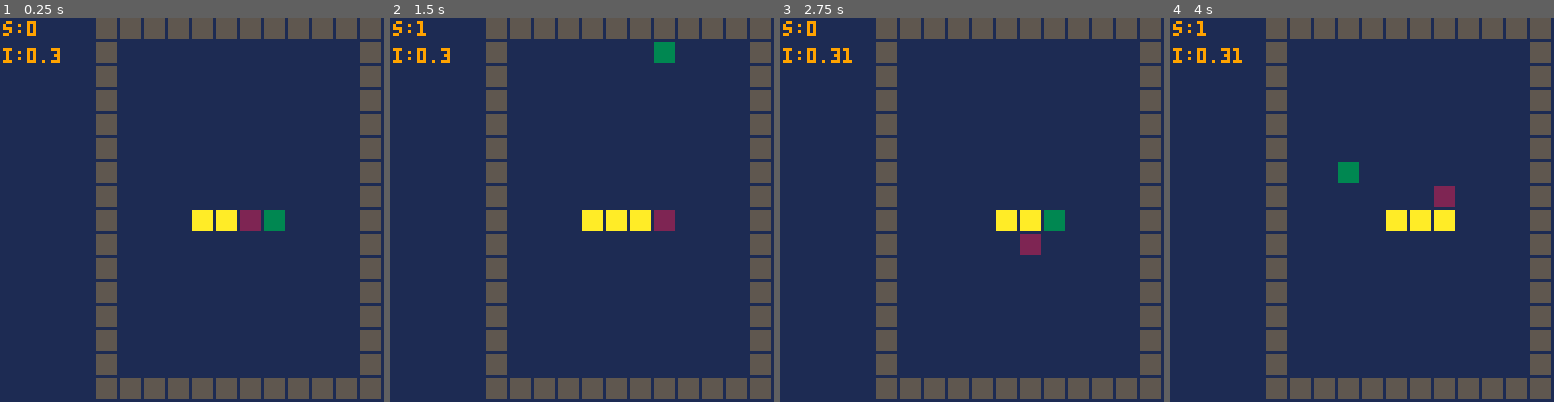
Above: before the commit, frames 1-4 (left to right).
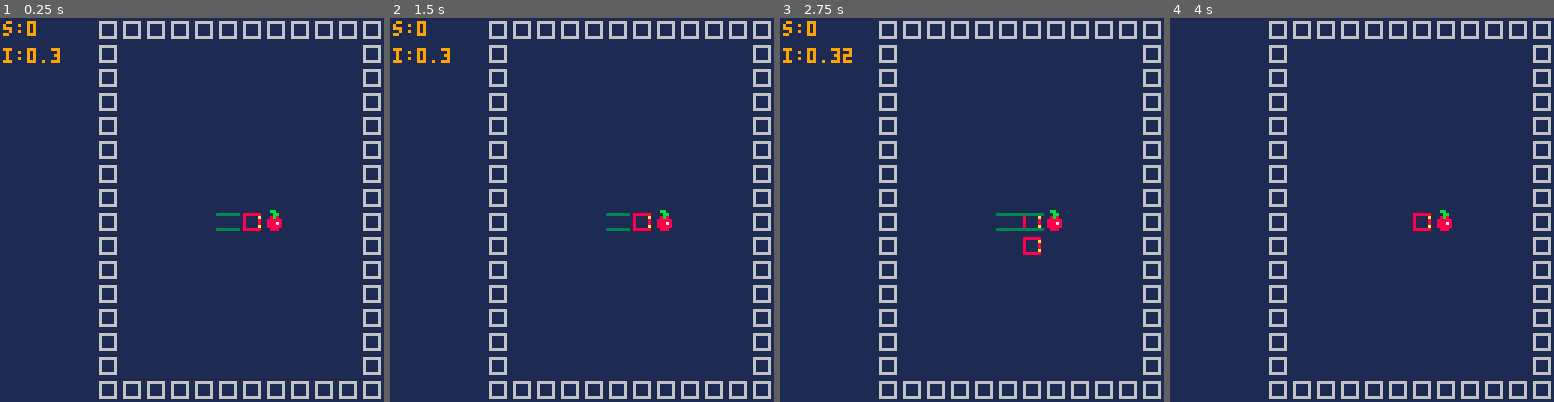
Above: after the commit, the same moments.

Repository: AriJalk/pico8-learning-snake
Game: PICO-8 cartridge snake.p8
The game is run twice, just before and just after one commit, with the same random seed, the same clock (stepped at 60 frames per second) and the same inputs.
Inputs:
- Up to frame 1 (0.25 s): no input
- Up to frame 2 (1.5 s): tap O (Z key) at 0.33, 0.7, 1.43 s; tap X (X key) at 1.07 s
- Up to frame 3 (2.75 s): hold Left 1.97-2.37 s; tap X (X key) at 2.07, 2.4, 2.73 s; tap O (Z key) at 2.22 s; hold Down from 2.42 s (still down)
- Up to frame 4 (4 s): release Down at 2.82 s; hold Right 2.87-3.53 s; tap X (X key) at 3.07, 3.4, 3.73 s; tap O (Z key) at 3.1, 3.98 s; hold Up from 3.58 s (still down)

The runs differ from the first frame. In frame 1, 17% of the frame differs, in the area x 25-100%, y 0-100%; in frame 2, 17%; in frame 3, 17%; in frame 4, 17%, in the area x 0-100%, y 0-100%.

Commit message:
Early sprite work

Diff:
--- a/snake.p8
+++ b/snake.p8
@@ -12,6 +12,16 @@
 tail_pos=nil
 fruit_pos=nil
 
+last_direction=nil
+direction=nil
+directions=
+{
+	left={x=-1,y=0},
+	right={x=1,y=0},
+	up={x=0,y=-1},
+	down={x=0,y=1}
+}
+
 --game flags
 is_fruit_placed=false
 
@@ -26,9 +36,25 @@
 tile_num={x=12,y=16}
 --tile_num={x=6,y=6}
 tile_size={x=grid_size.x/tile_num.x,y=grid_size.y/tile_num.y}
-margin=0.1
+margin=0
 
 panel_size={x=128-96,y=128}
+
+spr_size={sw=8,sh=8,dw=tile_size.x,dh=tile_size.y}
+
+sprites={
+	body_v={sx=8,sy=0},
+	body_h={sx=16,sy=0},
+	elbow={sx=24,sy=0},
+	tail_v={sx=32,sy=0},
+	tail_h={sx=40,sy=0},
+	head_v={sx=48,sy=0},
+	head_h={sx=56,sy=0},
+	fruit={sx=64,sy=0},
+	wall={sx=72,sy=0},
+	empty={sx=80,sy=0}
+}
+
 
 
 --collision segments
@@ -51,7 +77,7 @@
  score=0
  segments={}
 	build_segments()
-	direction = {x=1,y=0}
+	direction=directions.right
 	build_wall()
 	build_snake()
 	tail_pos=nil
@@ -108,7 +134,7 @@
  draw_wall()
  draw_snake_initial()
  draw_fruit()
-	flip()
+	//flip()
 end
 
 function draw_update()
@@ -117,45 +143,61 @@
 	if is_fruit_placed then
 		draw_fruit()
 	end
-	flip()
+	//flip()
+end
+
+function draw_sprite(sprite,pos,flip_x,flip_y)
+	if flip_x==nil then flip_x=false end
+	if flip_y==nil then flip_y=false end
+	local draw_pos=grid_game_position(pos)
+	draw_pos.x += 128 - grid_size.x
+	sspr(
+		sprite.sx,sprite.sy,
+		spr_size.sw,spr_size.sh,
+		draw_pos.x,draw_pos.y,
+		spr_size.dw,spr_size.dh,
+		flip_x,flip_y)
 end
 
 --draw functions
 function draw_tile(pos,col)
 	local draw_pos=grid_game_position(pos)
 	draw_pos.x += 128 - grid_size.x
-	rectfill(draw_pos.x+margin,draw_pos.y+margin,
+	rectfill(
+		draw_pos.x+margin,draw_pos.y+margin,
 		draw_pos.x+tile_size.x-1-margin,draw_pos.y+tile_size.y-1-margin,col)
 end
 
 function draw_fruit()
-	draw_tile(fruit_pos,3)
+	draw_sprite(sprites.fruit,fruit_pos)
+	--todo:somwhere else
 	is_fruit_placed=false
 end
 
 function draw_snake_initial()
- for i=2,snake_size do
-	 draw_tile(snake_pos[i],10)
+ if direction==directions.right then
+ 	draw_sprite(sprites.head_h,head_pos)
+ elseif direction==directions.left then
+ 	draw_sprite(sprites.head_h,head_pos,true)
  end
-	draw_tile(snake_pos[1],2)
 end
 
 function draw_snake_update()
 	--remove tail
 	if tail_pos and not pos_equals(tail_pos,fruit_pos) then
-		draw_tile(tail_pos,1)
+		draw_sprite(sprites.empty,tail_pos)
 	end
 	--add head
-	draw_tile(snake_pos[1],2)
+	draw_sprite(sprites.head_h,head_pos)
 	--change head to body
 	if snake_size>1 then
-		draw_tile(snake_pos[2],10)
+		draw_sprite(sprites.body_h,snake_pos[2])
 	end
 end
 
 function draw_wall()
 	for wall in all(wall_pos) do
-		draw_tile(wall,5)
+		draw_sprite(sprites.wall,wall)
 	end
 end
 
@@ -187,13 +229,13 @@
 function update_input()
 	local new_dir
 	if btn(➡️) then
-		new_dir = {x=1, y=0}
+		new_dir=directions.right
 	elseif btn(⬅️) then
-		new_dir = {x=-1, y=0}
+		new_dir=directions.left
 	elseif btn(⬇️) then
-		new_dir = {x=0, y=1}
+		new_dir=directions.down
 	elseif btn(⬆️) then
-		new_dir = {x=0, y=-1}
+		new_dir=directions.up
 	end
 	if new_dir and snake_size>1 then
 		local new_pos=pos_add(snake_pos[1],new_dir)
@@ -368,9 +410,11 @@
  end
 end
 __gfx__
-00000000000000000000000000000000000000000000000000000000000000000000000000000000000000000000000000000000000000000000000000000000
-00000000000000000000000000000000000000000000000000000000000000000000000000000000000000000000000000000000000000000000000000000000
-00700700000000000000000000000000000000000000000000000000000000000000000000000000000000000000000000000000000000000000000000000000
-00077000000000000000000000000000000000000000000000000000000000000000000000000000000000000000000000000000000000000000000000000000
-00077000000000000000000000000000000000000000000000000000000000000000000000000000000000000000000000000000000000000000000000000000
-00700700000000000000000000000000000000000000000000000000000000000000000000000000000000000000000000000000000000000000000000000000
+000000000300003000000000000000000300003000000000000000000000000000bb000000000000111111110000000000000000000000000000000000000000
+00000000030000303333333303333333030000303333333308a88a8008888880000bb00006666660111111110000000000000000000000000000000000000000
+00700700030000300000000003000000030000300000000308000080080000a0008b800006000060111111110000000000000000000000000000000000000000
+00077000030000300000000003000000030000300000000308000080080000800888880006000060111111110000000000000000000000000000000000000000
+00077000030000300000000003000000030000300000000308000080080000800888780006000060111111110000000000000000000000000000000000000000
+00700700030000300000000003000000030000300000000308000080080000a00888880006000060111111110000000000000000000000000000000000000000
+00000000030000303333333303000033030000303333333308888880088888800088800006666660111111110000000000000000000000000000000000000000
+00000000030000300000000003000030033333300000000000000000000000000000000000000000111111110000000000000000000000000000000000000000
